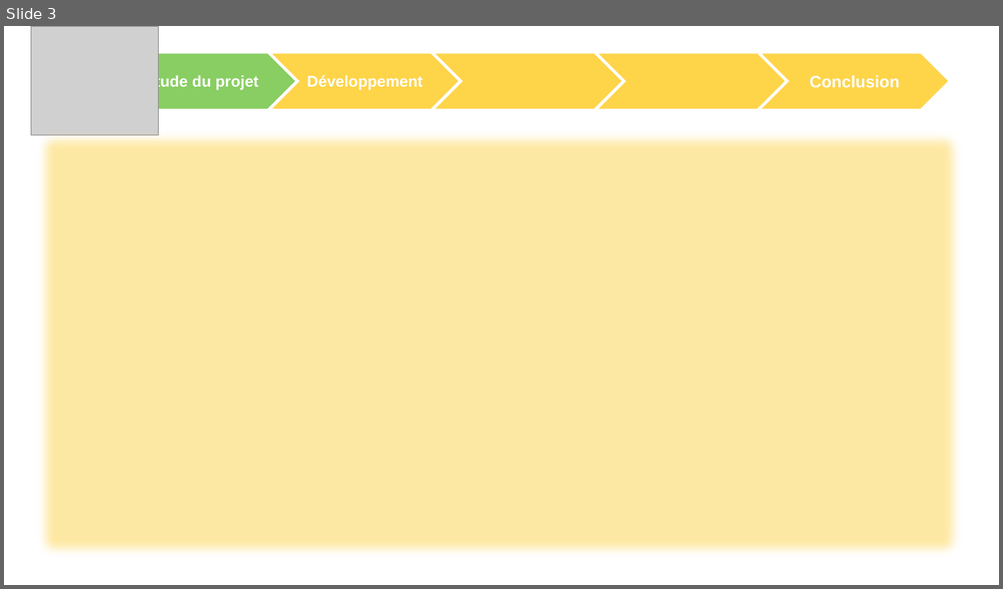
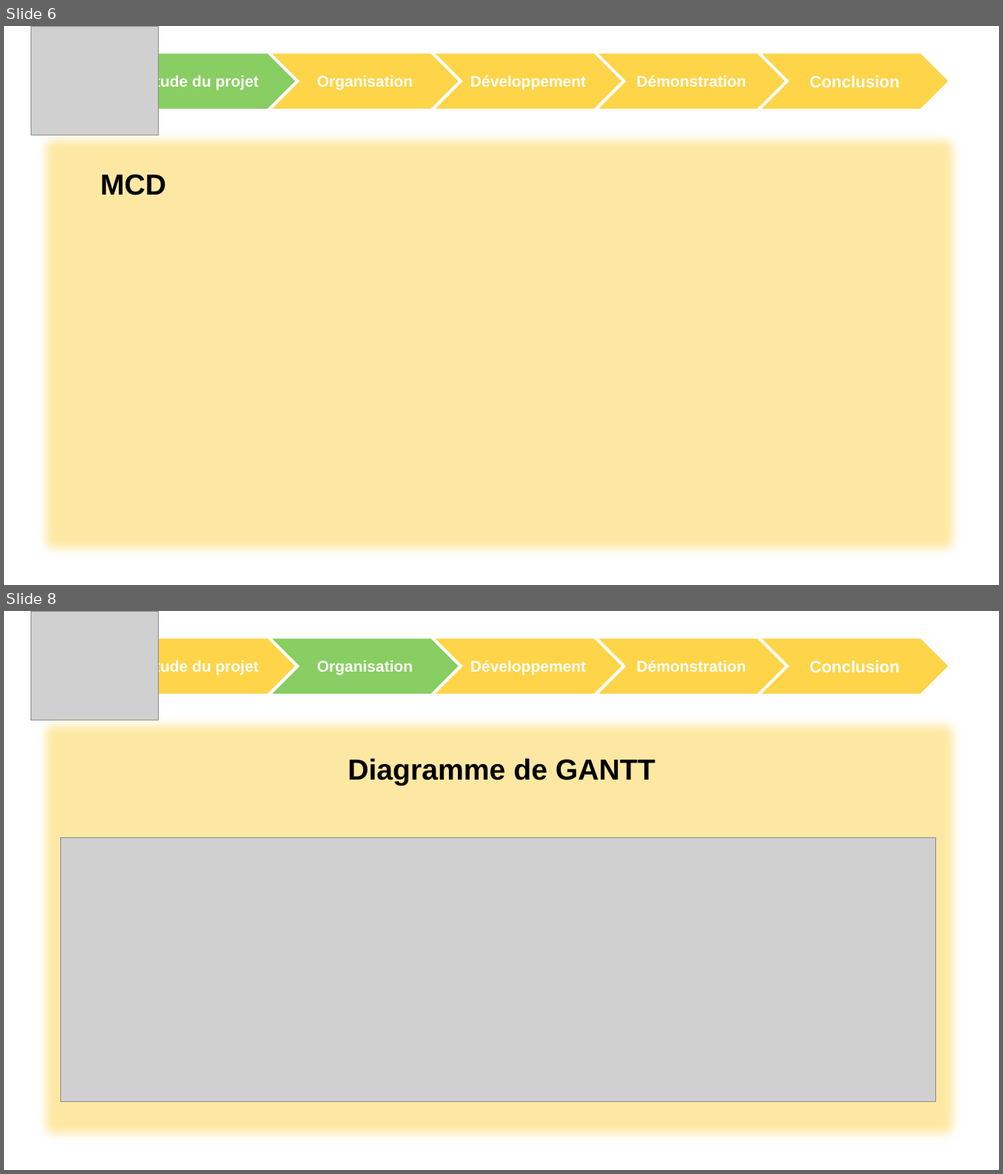
Before and after one commit to ChampemeDylan/UPOP, a slide deck: DIAPO.pptx. Shown one above the other, each under a label of ours: slide 3 before the commit, slides 6 and 8 after it; the slides between them are not shown. The pictures are 1003x589 and 1003x1174 pixels, drawn with LibreOffice and Linux fonts; fonts in the diff are those of the drawing; grey boxes stand for pictures; background and template pictures are left out. Boxes give left, top, right and bottom in pixels: in the first picture for what was removed or moved away, otherwise in the second. Text is boxed around its words. In the diff, an @@ line names an element or a change of style, - is before the commit and + after.

```diff
--- a/DIAPO.pptx
+++ b/DIAPO.pptx
@@ slide 8 added at (x1=4, y1=611, x2=999, y2=1170), background picture (left out) @@
@@ group added at (x1=31, y1=611, x2=949, y2=721): 5 chevrons, 1 picture @@
+Etude du projet
+Conclusion
+Organisation
+Développement
+Démonstration
@@ rectangle added at (x1=31, y1=711, x2=968, y2=1149), fill #FED449 at 50% opacity @@
@@ text added at (x1=347, y1=758, x2=655, y2=786), 28 pt, text #000000, bold @@
+Diagramme de GANTT
@@ picture added at (x1=61, y1=838, x2=936, y2=1102) @@
@@ what was slide 3 is now slide 6 @@
@@ slide 6 changed as well @@
@@ text in chevron at (x1=317, y1=76, x2=412, y2=90): text changed @@
-Développement
+Organisation
@@ text in chevron at (x1=470, y1=75, x2=586, y2=90): text added @@
+Développement
@@ text in chevron at (x1=636, y1=75, x2=745, y2=87): text added @@
+Démonstration
@@ text added at (x1=100, y1=174, x2=166, y2=195), 28 pt, text #000000, bold @@
+MCD
```
Also in this commit, not shown: 1 other slide changed, 16 other slides added, 1 slide removed.
